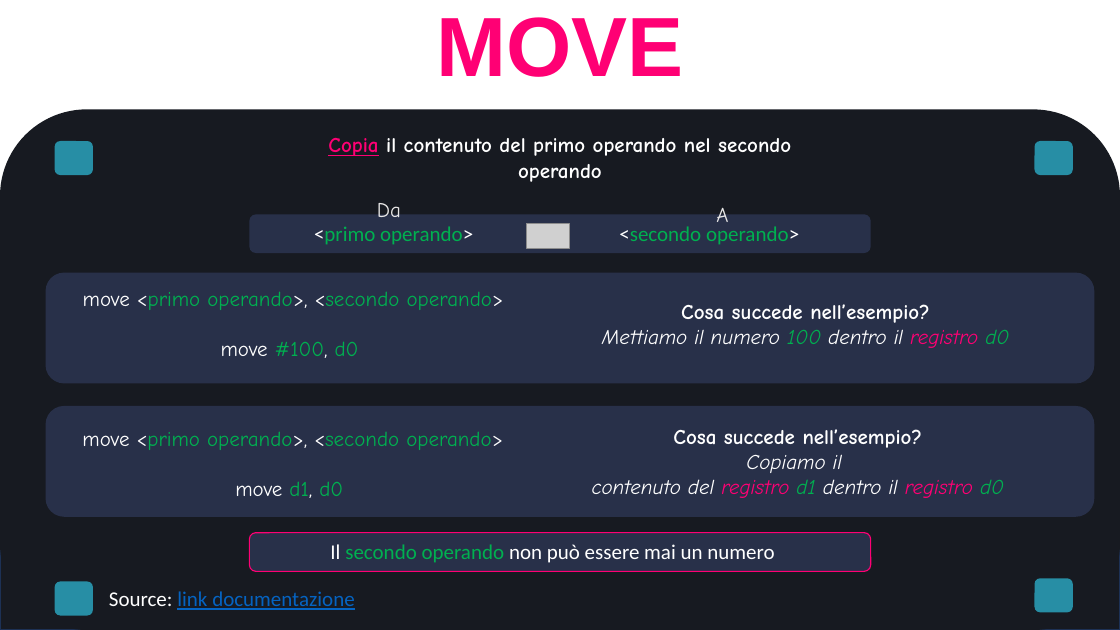
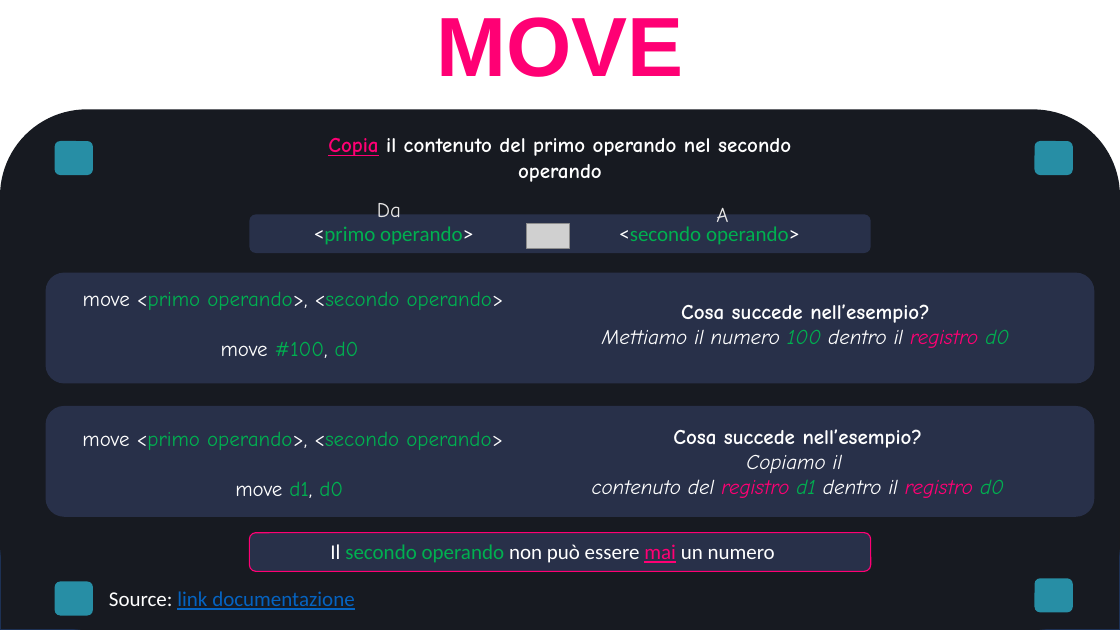
Before and after one commit to Giacomix02/Linux-day-2023, a slide deck: slide 3 of m68k.pptx. Drawn at 1120x630 pixels with LibreOffice and Linux fonts; fonts in the diff are those of the drawing; grey boxes stand for pictures; background and template pictures are left out. Boxes give left, top, right and bottom in pixels: in the first picture for what was removed or moved away, otherwise in the second. Text is boxed around its words. In the diff, an @@ line names an element or a change of style, - is before the commit and + after.

```diff
--- a/m68k.pptx
+++ b/m68k.pptx
@@ text "Il secondo operando non può ..." at (330, 544, 775, 563): text colour #FFFFFF to #FF0074, underline on in "mai" @@
```
Also in this commit, not shown: 2 other slides changed, 2 slides added.
